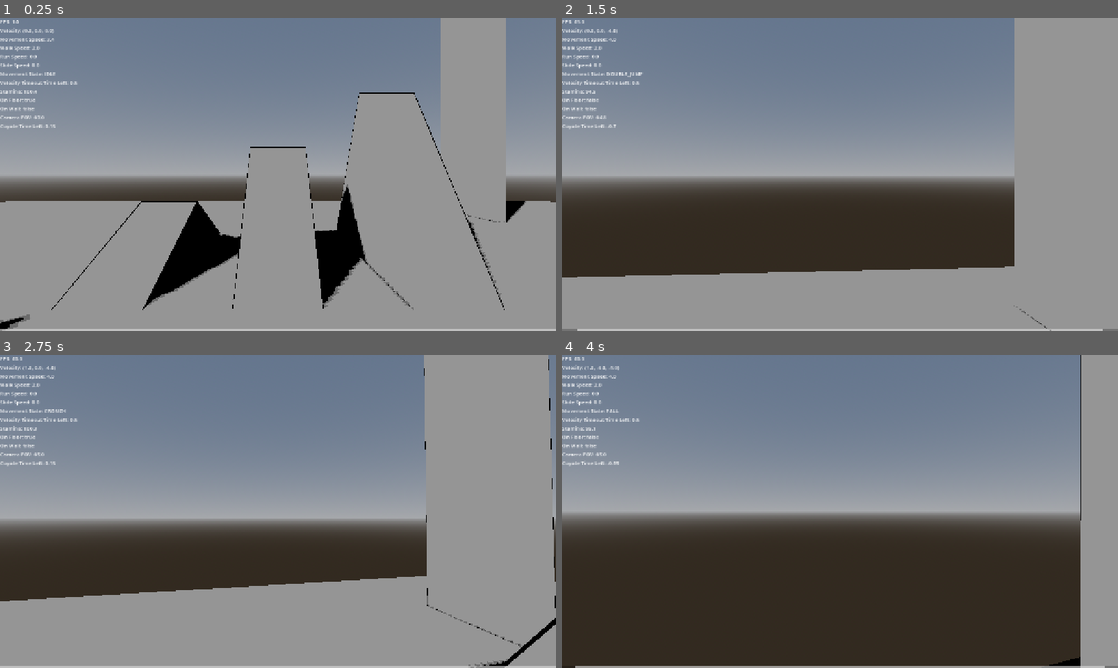
Above: before the commit, frames 1-4 (two rows, left to right).
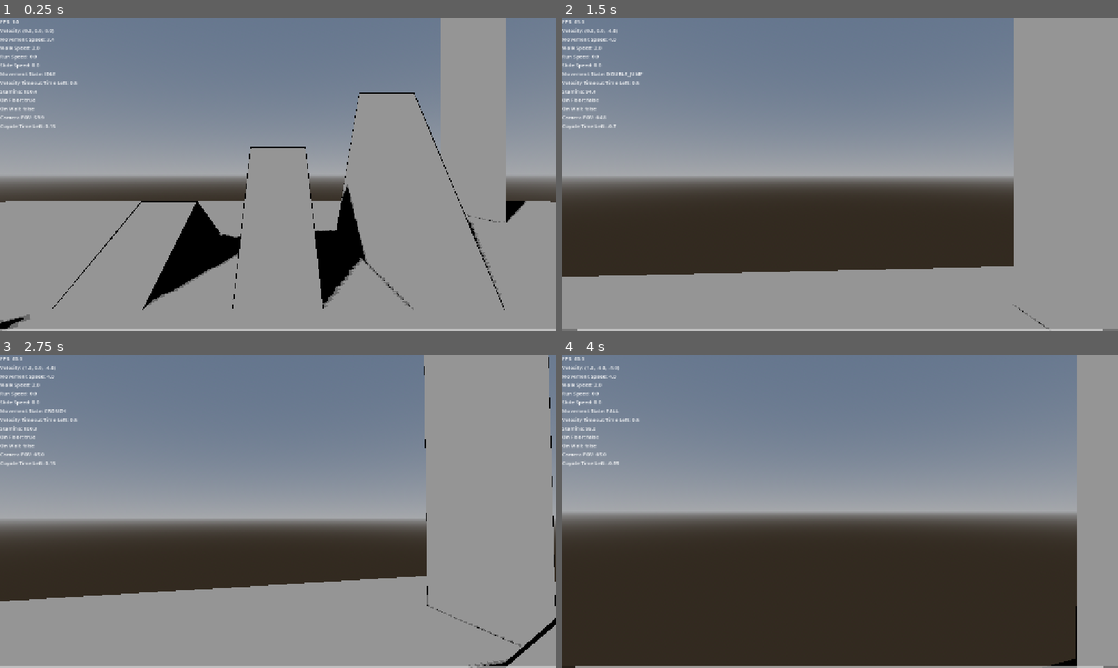
Above: after the commit, the same moments.

Repository: naxemis/multiplayer-fps
Game: Godot game, scene res://scenes/root/root.tscn
Two runs of this game, one before a commit and one after it. Both use one fixed random seed, a clock stepped at 60 frames per second and the inputs below.
Inputs (mouse positions are in pixels of both pictures, inside the frame that each line leads up to):
- Up to frame 1 (0.25 s): no input
- Up to frame 2 (1.5 s): move the mouse to (867, 174) at 0.52 s; hold Middle mouse button (free_look) 0.53-1.28 s; hold W (forward) from 0.53 s (still down); tap Space (jump) at 0.77, 0.8, 1.07, 1.35 s; move the mouse to (812, 174) at 1.27 s
- Up to frame 3 (2.75 s): keep holding W (forward); tap Space (jump) at 1.52, 1.82, 2.3 s; tap Middle mouse button (free_look) at 1.55 s; move the mouse to (289, 505) at 2.02 s; hold Ctrl (crouch) from 2.03 s (still down)
- Up to frame 4 (4 s): keep holding W (forward); move the mouse to (834, 517) at 2.77 s; release Ctrl (crouch) at 2.78 s; tap Middle mouse button (free_look) at 2.85 s; tap Space (jump) at 3.02, 3.32, 3.77, 3.8 s; move the mouse to (878, 514) at 3.52 s; hold Shift (run) from 3.53 s (still down)

The runs differ from the first frame. In frame 1, less than 0.1% of the frame differs, in the area x 1-93%, y 31-99%; in frame 2, 0.3%; in frame 3, less than 0.1%; in frame 4, 0.6%, in the area x 5-98%, y 0-100%.

Commit message:
refactor(context): remove init, process, physics layers, access player directly, components now read state directly via node_refs.player instead of going through snapshot layers.

Diff:
--- a/scripts/core/abstract/context_data.gd
+++ b/scripts/core/abstract/context_data.gd
@@ -7,13 +7,4 @@
 class Components extends RefCounted:
 	pass
 
-class Init extends RefCounted:
-	pass
-
-class Process extends RefCounted:
-	pass
-
-class Physics extends RefCounted:
-	pass
-
 @abstract func _init() -> void
--- a/scripts/core/abstract/context_module.gd
+++ b/scripts/core/abstract/context_module.gd
@@ -7,23 +7,8 @@
 class Components extends RefCounted:
 	var data
 
-class Init extends RefCounted:
-	var data
-
-class Process extends RefCounted:
-	var data
-
-class Physics extends RefCounted:
-	var data
-
 @abstract func _init() -> void
 
 @abstract func init_node_refs_data(data: ContextData.NodeRefs) -> void
 
 @abstract func init_components_data(data: ContextData.Components) -> void
-
-@abstract func init_init_data(data: ContextData.Init) -> void
-
-@abstract func update_process_data(data: ContextData.Process) -> void
-
-@abstract func update_physics_data(data: ContextData.Physics) -> void
--- a/scripts/player/components/camera_controller.gd
+++ b/scripts/player/components/camera_controller.gd
@@ -1,9 +1,13 @@
 class_name CameraController
 extends Node
 
+# Signals
 signal freelook_started
 signal freelook_stopped
 
+# Enums and constants
+
+# @onready vars
 @export_category("Mouse Movement")
 @export var mouse_sensitivity: float = 0.075:
 	set(value):
@@ -29,6 +33,9 @@
 @export var fov_speed_buff_factor: float = 2.5
 @export var fov_interpolation_speed: float = 2.5
 
+# Public vars
+
+# Private vars (_)
 var _mouse_sensitivity_rad: float = deg_to_rad(0.075)
 var _head_rotation_limit_rad: float = deg_to_rad(head_rotation_limit)
 var _free_look_rotation_limit_rad: Vector2 = Vector2(deg_to_rad(free_look_rotation_limit.x), deg_to_rad(free_look_rotation_limit.y))
@@ -38,6 +45,15 @@
 var _camera_fov: float
 var _player_context_module: PlayerContextModule
 
+# _init / _ready
+
+# Engine callbacks (_process, _physics_process, _input, _unhandled_input, etc.)
+func _process(delta: float) -> void:
+	_free_look_return(delta)
+	_calculate_head_rotation(_base_head_rotation, _free_look_rotation)
+	_calculate_camera_fov(delta, _player_context_module.components.movement_controller.movement_speed)
+
+# Public methods (component APIs)
 func handle_input(event: InputEvent) -> void:
 	if event.is_action_pressed("free_look"):
 		emit_signal("freelook_started")
@@ -48,17 +64,13 @@
 	_calculate_base_head_rotation(event)
 	_calculate_free_look_rotation(event)
 
-func process(delta: float) -> void:
-	_free_look_return(delta)
-	_calculate_head_rotation(_base_head_rotation, _free_look_rotation)
-	_calculate_camera_fov(delta, _player_context_module.components.movement_controller.movement_speed)
-
 func pass_player_context_module(player_context: PlayerContextModule) -> void:
 	_player_context_module = player_context
 
 func get_head_rotation() -> Vector2:
 	return _head_rotation
 
+# Private methods (_)
 func _body_rotation(event) -> void:
 	if event is InputEventMouseMotion and !Input.is_action_pressed("free_look"):
 		_player_context_module.node_refs.player.rotation.y -= event.relative.x * _mouse_sensitivity_rad
--- a/scripts/player/components/movement_controller.gd
+++ b/scripts/player/components/movement_controller.gd
@@ -2,8 +2,6 @@
 extends Node
 
 # TODO (MOVEMENT VELOCITY): Extract velocity calculation logic from player.gd script to this component
-
-# TODO (JUMP AND GRAVITY): Extract jump and gravity logic from player.gd to this component
 
 # Signals
 
@@ -67,12 +65,10 @@
 var _current_inertia: float
 var _wall_jump_directions: Vector3
 
-# @onready vars
-
 # _init / _ready
 
 # Engine callbacks (_process, _physics_process, _input, _unhandled_input, etc.)
-func physics_process(delta: float) -> void:
+func _physics_process(delta: float) -> void:
 	_get_velocity_timeout(delta)
 	_calculate_get_movement_directions()
 	_calulcate_movement_inertia(delta)
@@ -97,7 +93,7 @@
 
 	_player_context_module.components.state_machine.consume_coyote()
 
-	_player_context_module.node_refs.player.one_time_stamina_drain(_player_context_module.init.jump_stamina_drain)
+	_player_context_module.node_refs.player.one_time_stamina_drain(_player_context_module.node_refs.player.jump_stamina_drain)
 
 func double_jump() -> void:
 	if get_movement_directions().y < 0:
@@ -105,7 +101,7 @@
 
 	_movement_directions.y += jump_velocity * double_jump_multiplier
 
-	_player_context_module.node_refs.player.one_time_stamina_drain(_player_context_module.init.double_jump_stamina_drain)
+	_player_context_module.node_refs.player.one_time_stamina_drain(_player_context_module.node_refs.player.double_jump_stamina_drain)
 
 	_reset_wall_jumping_directions()
 
@@ -124,18 +120,18 @@
 		var player_transform: Transform3D = _player_context_module.node_refs.player.transform
 		# direction of wall jump
 		if !Input.is_action_pressed("change_wall_jump_directions"): # player wants to jump in same direction he jumped from
-			_wall_jump_directions = -_player_context_module.physics.get_wall_normal.direction_to(-player_transform.basis.z * _movement_directions)
+			_wall_jump_directions = -_player_context_module.node_refs.player.get_wall_normal().direction_to(-player_transform.basis.z * _movement_directions)
 		else: # player wants to "bounce" from a wall
-			_wall_jump_directions = -_player_context_module.physics.get_wall_normal.direction_to(-player_transform.basis.z * -_movement_directions)
-
-		_player_context_module.node_refs.player.one_time_stamina_drain(_player_context_module.init.wall_jump_stamina_drain)
-
-	if _player_context_module.physics.is_on_floor:
+			_wall_jump_directions = -_player_context_module.node_refs.player.get_wall_normal().direction_to(-player_transform.basis.z * -_movement_directions)
+
+		_player_context_module.node_refs.player.one_time_stamina_drain(_player_context_module.node_refs.player.wall_jump_stamina_drain)
+
+	if _player_context_module.node_refs.player.is_on_floor():
 		_reset_wall_jumping_directions()
 
 # Private methods (_)
 func _is_blocked_on_wall() -> bool:
-	return _player_context_module.physics.is_on_floor and _player_context_module.physics.is_on_wall and _player_context_module.physics.velocity.z == 0 and _player_context_module.physics.velocity.x == 0
+	return _player_context_module.node_refs.player.is_on_floor() and _player_context_module.node_refs.player.is_on_wall() and _player_context_module.node_refs.player.velocity.z == 0 and _player_context_module.node_refs.player.velocity.x == 0
 
 func _get_velocity_timeout(delta) -> void:
 	_velocity_timeout_left = clampf(_velocity_timeout_left, 0.0, max_timeout_duration)
@@ -179,7 +175,7 @@
 func _slide() -> void:
 	var delta: float = get_physics_process_delta_time()
 
-	var calculating_slope: Vector3 = _player_context_module.physics.floor_normal * _player_context_module.physics.forward_vector
+	var calculating_slope: Vector3 = _player_context_module.node_refs.player.get_floor_normal() * -_player_context_module.node_refs.player.transform.basis.z
 	var slope_value: float = calculating_slope.z + calculating_slope.x
 	var slope_factor: float = slope_uphill_brake_factor if slope_value < 0.0 else slope_downhill_boost_factor
 	var slope_interference: float = slope_value * slope_factor
@@ -204,7 +200,7 @@
 	_movement_directions.z = Input.get_action_strength("back") - Input.get_action_strength("forward")
 
 func _calulcate_movement_inertia(delta) -> void:
-	match _player_context_module.physics.is_on_floor:
+	match _player_context_module.node_refs.player.is_on_floor():
 		true: _current_inertia = on_ground_inertia
 		false: _current_inertia = in_air_inertia
 
@@ -212,7 +208,7 @@
 	_inertia_movement_directions.z = lerpf(_inertia_movement_directions.z, get_movement_directions().z, _current_inertia * delta)
 
 func _gravity(delta) -> void:
-	if !_player_context_module.physics.is_on_floor:
+	if !_player_context_module.node_refs.player.is_on_floor():
 		_movement_directions.y -= gravity_force * delta
 	else:
 		pass
--- a/scripts/player/components/state_machine.gd
+++ b/scripts/player/components/state_machine.gd
@@ -29,7 +29,7 @@
 	_create_ray_casts()
 
 # Engine callbacks (_process, _physics_process, _input, _unhandled_input, etc.)
-func physics_process(delta: float) -> void:
+func _physics_process(delta: float) -> void:
 	_calculate_coyote_time(delta)
 	_reset_double_jump()
 	_current_state = _update_state()
@@ -59,16 +59,16 @@
 	return _player_context_module.components.movement_controller.get_movement_directions().x != 0 or _player_context_module.components.movement_controller.get_movement_directions().z != 0
 
 func _is_moving_forward() -> bool:
-	return _player_context_module.components.movement_controller.get_movement_directions().x < 0
+	return _player_context_module.components.movement_controller.get_movement_directions().z < 0
 
 func _has_stamina_for(cost: float) -> bool:
-	return _player_context_module.physics.stamina - cost > 0 and _player_context_module.physics.stamina > _player_context_module.init.stamina_safe_zone
+	return _player_context_module.node_refs.player.stamina - cost > 0 and _player_context_module.node_refs.player.stamina > _player_context_module.node_refs.player.stamina_safe_zone
 
 func _minimum_stamina(minimum: float) -> bool:
-	return _player_context_module.physics.stamina > minimum
+	return _player_context_module.node_refs.player.stamina > minimum
 
 func _is_on_ground() -> bool:
-	return _player_context_module.physics.is_on_floor and _player_context_module.physics.velocity.y <= 0
+	return _player_context_module.node_refs.player.is_on_floor() and _player_context_module.node_refs.player.velocity.y <= 0
 
 func _is_airborne_state(state: int) -> bool:
 	return state == MovementStates.JUMP \
@@ -118,24 +118,24 @@
 	var input_jump: bool = Input.is_action_just_pressed("jump")
 	var no_blocked_state: bool = _current_state != MovementStates.CROUCH
 
-	return input_jump and _can_jump_off_ground() and no_blocked_state and _has_stamina_for(_player_context_module.init.jump_stamina_drain)
+	return input_jump and _can_jump_off_ground() and no_blocked_state and _has_stamina_for(_player_context_module.node_refs.player.jump_stamina_drain)
 
 func _can_enter_double_jump() -> bool:
 	var input_jump: bool = Input.is_action_just_pressed("jump")
 	var in_air: bool = !_is_on_ground() and !_coyote_time_active
 
-	return input_jump and in_air and _has_stamina_for(_player_context_module.init.double_jump_stamina_drain) and _can_double_jump
+	return input_jump and in_air and _has_stamina_for(_player_context_module.node_refs.player.double_jump_stamina_drain) and _can_double_jump
 
 func _can_enter_wall_jump() -> bool:
-	return Input.is_action_just_pressed("jump") and _player_context_module.physics.is_on_wall_only and _is_moving() and _has_stamina_for(_player_context_module.init.wall_jump_stamina_drain)
+	return Input.is_action_just_pressed("jump") and _player_context_module.node_refs.player.is_on_wall_only() and _is_moving() and _has_stamina_for(_player_context_module.node_refs.player.wall_jump_stamina_drain)
 
 func _can_enter_fall() -> bool:
 	var can_fall_from_current_state: bool = _current_state != MovementStates.WALL_JUMP
 
-	return _is_airborne_state(_current_state) and !_player_context_module.physics.is_on_wall_only and _player_context_module.physics.velocity.y < 0 and can_fall_from_current_state
+	return _is_airborne_state(_current_state) and !_player_context_module.node_refs.player.is_on_wall_only() and _player_context_module.node_refs.player.velocity.y < 0 and can_fall_from_current_state
 
 func _is_above_stamina_safe_zone() -> bool:
-	return _player_context_module.physics.stamina > _player_context_module.init.stamina_safe_zone
+	return _player_context_module.node_refs.player.stamina > _player_context_module.node_refs.player.stamina_safe_zone
 
 func _compute_next_state() -> int:
 	if _can_enter_jump(): return MovementStates.JUMP
--- a/scripts/player/context/player_context_data.gd
+++ b/scripts/player/context/player_context_data.gd
@@ -11,28 +11,9 @@
 	var state_machine: StateMachine
 	var movement_controller: MovementController
 
-class Init extends ContextData.Init:
-	var stamina_safe_zone: float
-	var jump_stamina_drain: float
-	var double_jump_stamina_drain: float
-	var wall_jump_stamina_drain: float
-
-class Physics extends ContextData.Physics:
-	var is_on_floor: bool
-	var is_on_wall: bool
-	var is_on_wall_only: bool
-	var velocity: Vector3
-	var stamina: float
-	var floor_normal: Vector3
-	var forward_vector: Vector3
-
 var node_refs: NodeRefs
 var components: Components
-var init: Init
-var physics: Physics
 
 func _init() -> void:
 	node_refs = NodeRefs.new()
 	components = Components.new()
-	init = Init.new()
-	physics = Physics.new()
--- a/scripts/player/context/player_context_module.gd
+++ b/scripts/player/context/player_context_module.gd
@@ -23,54 +23,15 @@
 	var movement_controller: MovementController:
 		get: return data.movement_controller
 
-class Init extends ContextModule.Init:
-	var stamina_safe_zone: float:
-		get: return data.stamina_safe_zone
-	var jump_stamina_drain: float:
-		get: return data.jump_stamina_drain
-	var double_jump_stamina_drain: float:
-		get: return data.double_jump_stamina_drain
-	var wall_jump_stamina_drain: float:
-		get: return data.wall_jump_stamina_drain
-
-class Physics extends ContextModule.Physics:
-	var is_on_floor: bool:
-		get: return data.is_on_floor
-	var is_on_wall: bool:
-		get: return data.is_on_wall
-	var is_on_wall_only: bool:
-		get: return data.is_on_wall_only
-	var velocity: Vector3:
-		get: return data.velocity
-	var stamina: float:
-		get: return data.stamina
-	var floor_normal: Vector3:
-		get: return data.floor_normal
-	var forward_vector: Vector3:
-		get: return data.forward_vector
-
 var node_refs: NodeRefs
 var components: Components
-var init: Init
-var physics: Physics
 
 func _init() -> void:
 	node_refs = NodeRefs.new()
 	components = Components.new()
-	init = Init.new()
-	physics = Physics.new()
 
 func init_node_refs_data(data: ContextData.NodeRefs) -> void:
 	node_refs.data = data
 
 func init_components_data(data: ContextData.Components) -> void:
 	components.data = data
-
-func init_init_data(data: ContextData.Init) -> void:
-	init.data = data
-
-func update_process_data(data: ContextData.Process) -> void:
-	assert(false, "No process data for player context module. Don't use update_process_data!")
-
-func update_physics_data(data: ContextData.Physics) -> void:
-	physics.data = data
--- a/scripts/player/player.gd
+++ b/scripts/player/player.gd
@@ -17,7 +17,7 @@
 
 # TODO (COMPONENTS ABSTRACT CLASSES): Add abstraction class for components that contain "pass_context()" method and "process(delta)" and "physics_process(delta)" methods, because it's a common pattern in all components and it would be good to have a blueprint for it.
 
-# TODO (CODE DOCUMENTATION) [IN PROGRESS]: Write documentation comments in all componets and contexts (same with abstraction classes) for classes, functions and variables
+# TODO (CODE DOCUMENTATION): Write documentation comments in all componets and contexts (same with abstraction classes) for classes, functions and variables
 
 # TODO (PROJECT LICENSE): Add license to all scripts and project root
 
@@ -158,54 +158,25 @@
 
 	_player_context_module.init_components_data(_player_context_data.components)
 
-func _init_player_init_context_data() -> void:
-	_player_context_data.init.stamina_safe_zone = stamina_safe_zone
-	_player_context_data.init.jump_stamina_drain = jump_stamina_drain
-	_player_context_data.init.double_jump_stamina_drain = double_jump_stamina_drain
-	_player_context_data.init.wall_jump_stamina_drain = wall_jump_stamina_drain
-
-	_player_context_module.init_init_data(_player_context_data.init)
-
-func _update_player_physics_context_data() -> void:
-	_player_context_data.physics.is_on_floor = is_on_floor()
-	_player_context_data.physics.is_on_wall = is_on_wall()
-	_player_context_data.physics.is_on_wall_only = is_on_wall_only()
-	_player_context_data.physics.velocity = velocity
-	_player_context_data.physics.stamina = stamina
-	_player_context_data.physics.floor_normal = get_floor_normal()
-	_player_context_data.physics.forward_vector = -transform.basis.z
-
-	_player_context_module.update_physics_data(_player_context_data.physics)
-
 func _pass_player_context_module_to_components() -> void:
 	_player_context_module.components.camera_controller.pass_player_context_module(_player_context_module)
 	_player_context_module.components.state_machine.pass_player_context_module(_player_context_module)
 	_player_context_module.components.movement_controller.pass_player_context_module(_player_context_module)
 
-func _build_player_context_data():
+func _build_player_context_data() -> void:
 	_create_context_data()
 
 	_init_player_node_refs_context_data()
 	_init_player_components_context_data()
 	_pass_player_context_module_to_components()
-	_init_player_init_context_data()
-
-	_update_player_physics_context_data()
-
-func _ready():
-	Input.set_mouse_mode(Input.MOUSE_MODE_CAPTURED)
-
-	_build_player_context_data()
-
+
+func _connect_state_machine_signal() -> void:
 	current_movement_logic = _player_context_module.components.movement_controller._crouch_or_other
 
 	_player_context_module.components.state_machine.state_changed.connect(_on_state_changed)
 
-@onready var movement_states_array: Array[String] = ["IDLE", "WALK", "RUN", "CROUCH", "SLIDE", "JUMP", "DOUBLE_JUMP", "WALL_JUMP", "FALL"]
-func _process(delta: float) -> void:
-	_player_context_module.components.camera_controller.process(delta)
-
-	$Debug.text = str(
+func _debug_text() -> String:
+	return str(
 		"FPS: ", Engine.get_frames_per_second(), "\n",
 		"Velocity: ", round(velocity), "\n",
 		"Movement Speed: ", snappedf(_player_context_module.components.movement_controller.movement_speed, 0.1), "\n",
@@ -221,17 +192,21 @@
 		"Coyote Time Left: ", snappedf(_player_context_module.components.state_machine._coyote_time_left, 0.01)
 	)
 
+func _ready():
+	Input.set_mouse_mode(Input.MOUSE_MODE_CAPTURED)
+
+	_build_player_context_data()
+	_connect_state_machine_signal()
+
+@onready var movement_states_array: Array[String] = ["IDLE", "WALK", "RUN", "CROUCH", "SLIDE", "JUMP", "DOUBLE_JUMP", "WALL_JUMP", "FALL"]
+func _process(_delta: float) -> void:
+	$Debug.text = _debug_text()
+
 func _physics_process(delta: float) -> void:
-	_update_player_physics_context_data()
-
 	collision_shape_animations(delta) # TODO (COLLISION ANIMATOR): Move to collision_animator component
 	calculate_stamina(delta) # TODO (STAMINA MANAGER): Move to stamina_manager component
 
-	_player_context_module.components.state_machine.physics_process(delta)
-
 	current_movement_logic.call()
-
-	_player_context_module.components.movement_controller.physics_process(delta)
 
 	# TODO (MOVEMENT CONTROLLER): Move to movement_controller component
 	var floor_speed: float = _player_context_module.components.movement_controller.crouch_speed + _player_context_module.components.movement_controller.walk_speed + _player_context_module.components.movement_controller.run_speed
